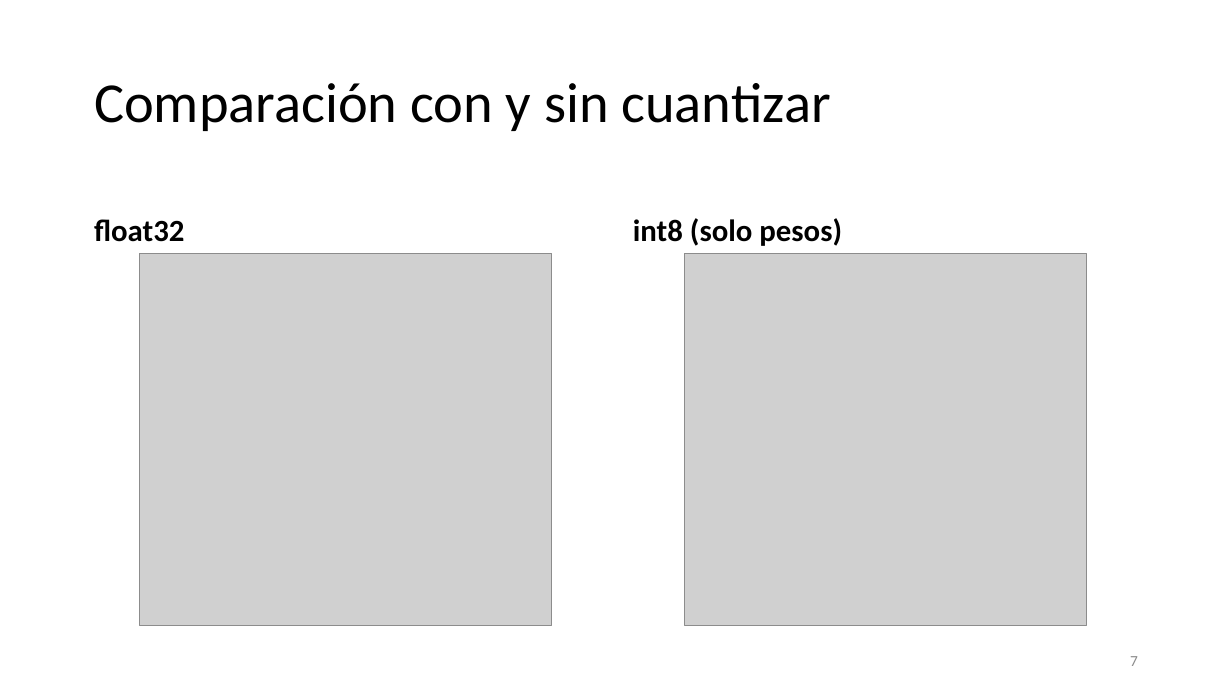
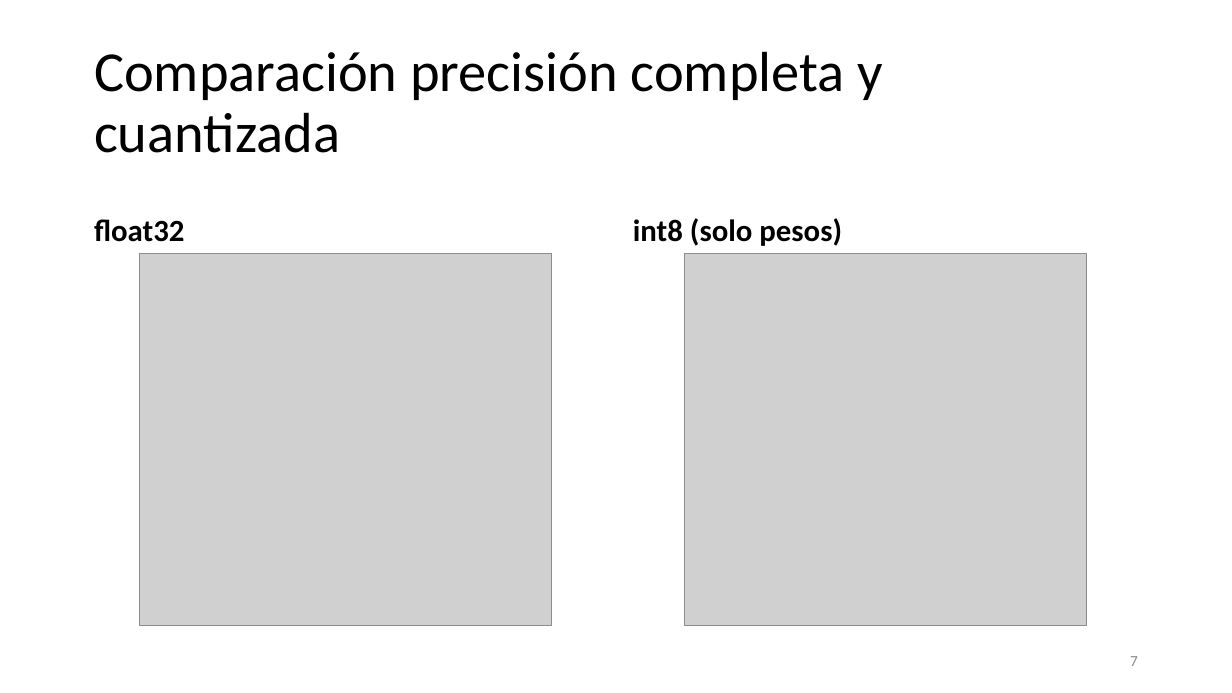
Before and after one commit to Daivd093/EdgeAI4BionicControl, a slide deck: slide 7 of Edge Computing para Control Biónico con Señales Cerebrales.pptx. Drawn at 1232x693 pixels with LibreOffice and Linux fonts; fonts in the diff are those of the drawing; grey boxes stand for pictures. Boxes give left, top, right and bottom in pixels: in the first picture for what was removed or moved away, otherwise in the second. Text is boxed around its words. In the diff, an @@ line names an element or a change of style, - is before the commit and + after.

```diff
--- a/Edge Computing para Control Biónico con Señales Cerebrales.pptx
+++ b/Edge Computing para Control Biónico con Señales Cerebrales.pptx
@@ title at <box>94,51,883,153</box>: text changed @@
-Comparación con y sin cuantizar
+Comparación precisión completa y cuantizada
```
Also in this commit, not shown: 3 slides added, 25 other files.
